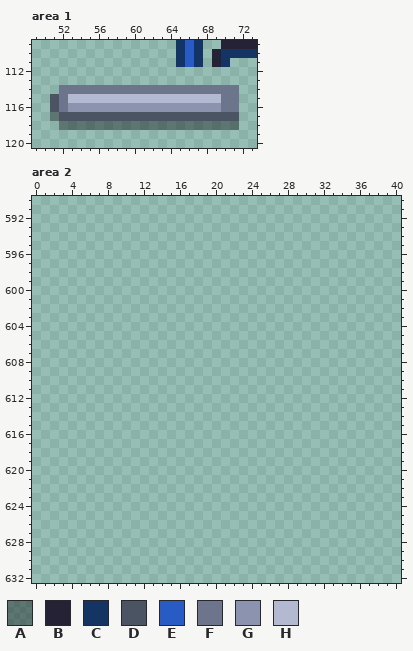
A pixel-art file gets an edit: rawAssets/tilesheet.aseprite. The picture above was drawn from the file before the commit.
128x2048 pixels, 1 frame. Colours within 5 levels of each other are drawn and written as one. Shown: area 1: x 49..73, y 109..120; area 2: x 0..40, y 590..632. The commit also changed other parts of the picture, which this record leaves out.
Palette (. is transparent): A #06060864  B #242234  C #143464  D #4a5462  E #285cc4  F #6d758d  G #8b93af  H #b3b9d1
And afterwards:
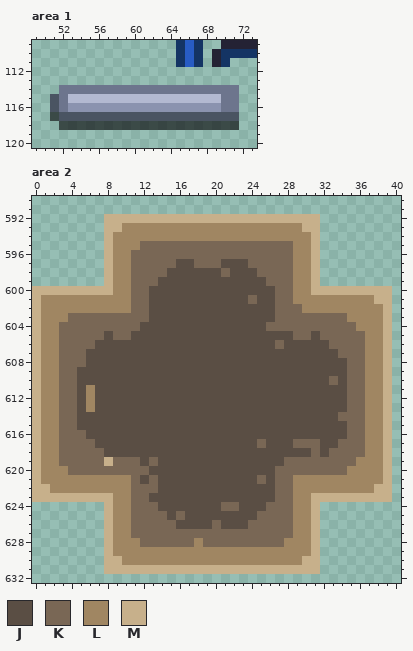
Colours new in this view: J #5a4e44  K #796755  L #a08662  M #c7b08b
From old to new:
layer "Flattened #2" added
colour A: #06060864 -> #060608a1
Area 2, layer "Flattened #2":
y 592: x 8..31 ........................ -> MMMMMMMMMMMMMMMMMMMMMMMM
y 593: x 8..31 ........................ -> MMLLLLLLLLLLLLLLLLLLLLMM
y 594: x 8..31 ........................ -> MLLLLLLLLLLLLLLLLLLLLLLM
y 595: x 8..31 ........................ -> MLLLKKKKKKKKKKKKKKKKKLLM
y 596: x 8..31 ........................ -> MLLKKKKKKKKKKKKKKKKKKLLM
y 597: x 8..31 ........................ -> MLLKKKKKJJKKKJJJKKKKKLLM
y 598: x 8..31 ........................ -> MLLKKKKJJJJJJKJJJKKKKLLM
y 599: x 8..31 ........................ -> MLLKKKJJJJJJJJJJJJKKKLLM
y 600: x 0..39 ........................................ -> MMMMMMMMMLLKKJJJJJJJJJJJJJJKKLLMMMMMMMMM
y 601: x 0..39 ........................................ -> MLLLLLLLLLLKKJJJJJJJJJJJKJJKKLLLLLLLLLMM
y 602: x 0..39 ........................................ -> MLLLLLLLLLLKKJJJJJJJJJJJJJJKKKLLLLLLLLLM
y 603: x 0..39 ........................................ -> MLLLKKKKKKKKKJJJJJJJJJJJJJJKKKKKKKKLLLLM
y 604: x 0..39 ........................................ -> MLLKKKKKKKKKJJJJJJJJJJJJJJKKKKKKKKKKLLLM
y 605: x 0..39 ........................................ -> MLLKKKKKJKKJJJJJJJJJJJJJJJJJJKKJKKKKKLLM
y 606: x 0..39 ........................................ -> MLLKKKKJJJJJJJJJJJJJJJJJJJJKJJJJJKKKKLLM
y 607: x 0..39 ........................................ -> MLLKKKJJJJJJJJJJJJJJJJJJJJJJJJJJJJKKKLLM
y 608: x 0..39 ........................................ -> MLLKKKJJJJJJJJJJJJJJJJJJJJJJJJJJJJJKKLLM
y 609: x 0..39 ........................................ -> MLLKKJJJJJJJJJJJJJJJJJJJJJJJJJJJJJJKKLLM
y 610: x 0..39 ........................................ -> MLLKKJJJJJJJJJJJJJJJJJJJJJJJJJJJJKJKKLLM
y 611..613: x 0..39 ........................................ -> MLLKKJLJJJJJJJJJJJJJJJJJJJJJJJJJJJJKKLLM
y 614: x 0..39 ........................................ -> MLLKKJJJJJJJJJJJJJJJJJJJJJJJJJJJJJKKKLLM
y 615: x 0..39 ........................................ -> MLLKKJJJJJJJJJJJJJJJJJJJJJJJJJJJJJJKKLLM
y 616: x 0..39 ........................................ -> MLLKKKJJJJJJJJJJJJJJJJJJJJJJJJJJJJJKKLLM
y 617: x 0..39 ........................................ -> MLLKKKKJJJJJJJJJJJJJJJJJJKJJJKKKJJKKKLLM
y 618: x 0..39 ........................................ -> MLLKKKKKJJJJJJJJJJJJJJJJJJJJJJJKJKKKKLLM
y 619: x 0..39 ........................................ -> MLLKKKKKMKKKJKJJJJJJJJJJJJJJKKKKKKKKLLLM
y 620: x 0..39 ........................................ -> MLLLKKKKKKKKKJJJJJJJJJJJJJJKKKKKKKKLLLLM
y 621: x 0..39 ........................................ -> MLLLLLLLLLLKJKJJJJJJJJJJJKJKKLLLLLLLLLLM
y 622: x 0..39 ........................................ -> MMLLLLLLLLLKKKJJJJJJJJJJJJJKKLLLLLLLLLMM
y 623: x 0..39 ........................................ -> MMMMMMMMMLLKKJJJJJJJJJJJJJJKKLLMMMMMMMMM
y 624: x 8..31 ........................ -> MLLKKKJJJJJJJKKJJJKKKLLM
y 625: x 8..31 ........................ -> MLLKKKKJKJJJJJJJJKKKKLLM
y 626: x 8..31 ........................ -> MLLKKKKKJJJJKJJJKKKKKLLM
y 627: x 8..31 ........................ -> MLLKKKKKKKKKKKKKKKKKKLLM
y 628: x 8..31 ........................ -> MLLLKKKKKKLKKKKKKKKKLLLM
y 629: x 8..31 ........................ -> MLLLLLLLLLLLLLLLLLLLLLLM
y 630: x 8..31 ........................ -> MMLLLLLLLLLLLLLLLLLLLLMM
y 631: x 8..31 ........................ -> MMMMMMMMMMMMMMMMMMMMMMMM
Where, in picture pixels (left, top, right, bottom), the same in both pictures:
changed: (50, 112, 239, 130)
added: (32, 214, 392, 574)
